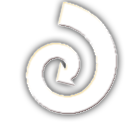
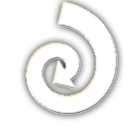
Layer changes from the first 128 x 128 image to the second:
painted on "Head" over [53, 60, 76, 89]
